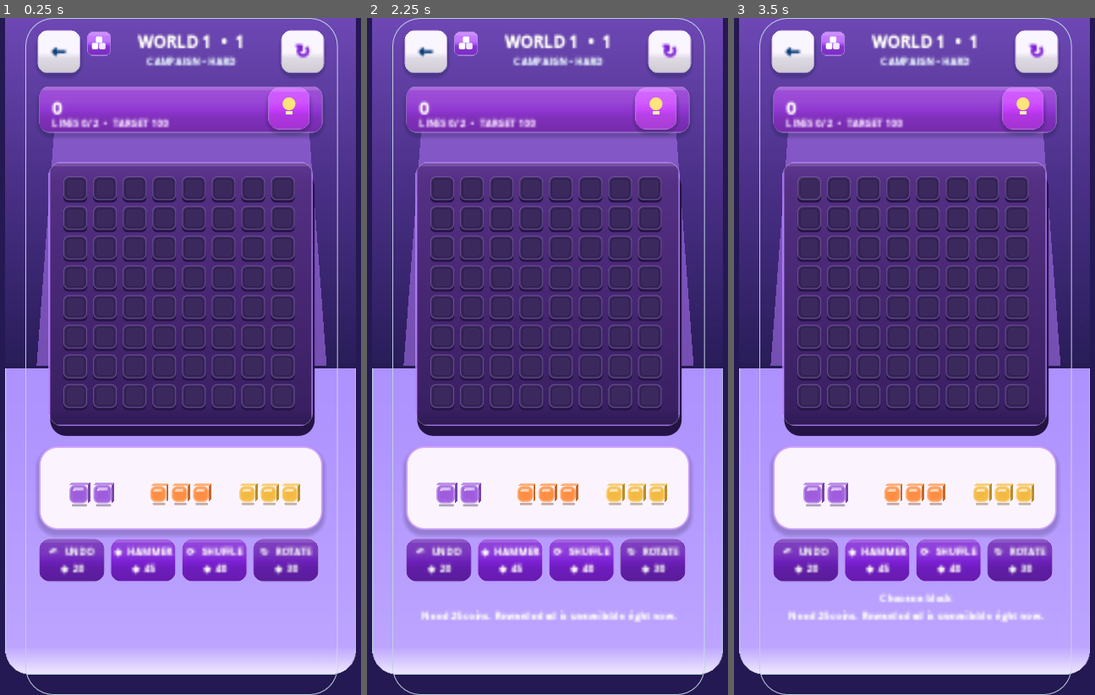
Above: before the commit, frames 1-3 (left to right).
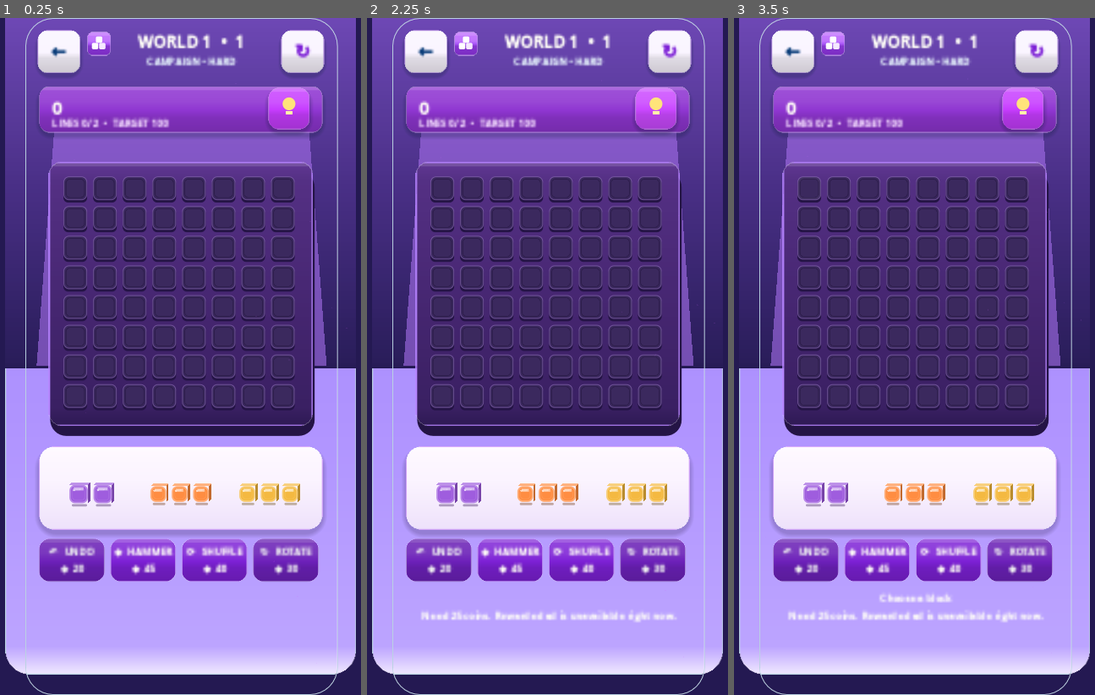
Above: after the commit, the same moments.

Repository: eghosa001/unjam
Game: Godot game, scene res://scenes/BlockPuzzle.tscn
Two runs of this game, one before a commit and one after it. Both use one fixed random seed, a clock stepped at 60 frames per second and the inputs below. This scene is started directly instead of the project's main scene.
Inputs (mouse positions are in pixels of both pictures, inside the frame that each line leads up to):
- Up to frame 1 (0.25 s): no input
- Up to frame 2 (2.25 s): click "←" at 0.5 s; click "↻" at 1.25 s; click (655, 106) at 2 s
- Up to frame 3 (3.5 s): click (809, 187) at 2.77 s

The runs differ from the first frame. In frame 1, 0.3% of the frame differs, in the area x 10-90%, y 63-76%; in frame 2, 0.3%; in frame 3, 0.3%.

Commit message:
ui: add premium gloss to Block tray

Diff:
--- a/scripts/game/block_puzzle_3d.gd
+++ b/scripts/game/block_puzzle_3d.gd
@@ -200,7 +200,10 @@
 	var tray := PanelContainer.new()
 	tray.name = "BlockTray"
 	FigmaReferenceCanvas.add_shadow(canvas, Rect2(17,534,354,104), 22, Color(0.07,0.03,0.16,0.20), 6, Vector2(0,5))
-	tray.add_theme_stylebox_override("panel", FigmaReferenceCanvas.solid_box(Color("#fbf4ff"), 22, Color(0.88,0.68,1.0,0.75), 1.5))
+	tray.add_theme_stylebox_override("panel", FigmaReferenceCanvas.rounded_gradient3(
+		Color("#fffaff"), Color("#fbf4ff"), Color("#eee1fb"), 22,
+		Color(0.88,0.68,1.0,0.78), 1.5, 0.42
+	))
 	FigmaReferenceCanvas.set_rect(tray, 17, 534, 354, 104)
 	tray.mouse_filter = Control.MOUSE_FILTER_IGNORE
 	canvas.add_child(tray)
